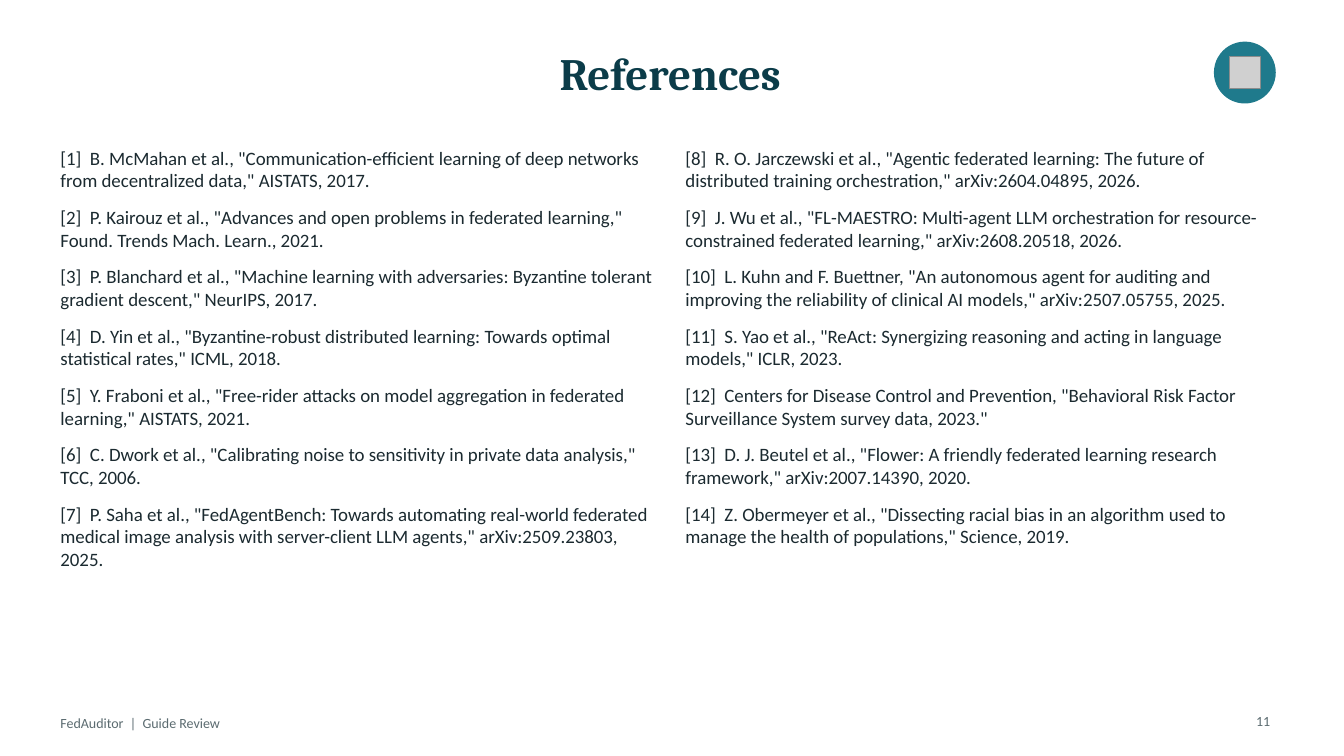
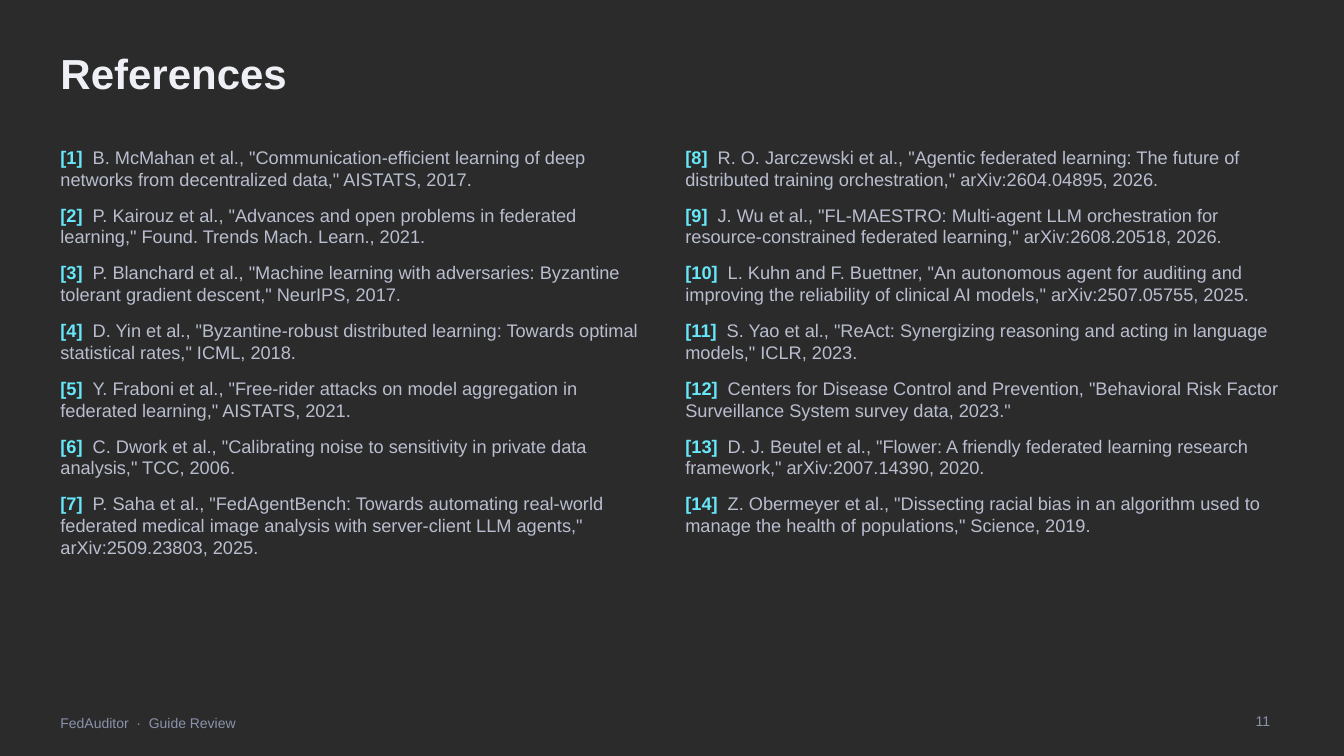
Before and after one commit to sanjayimmanuel24/Fedauditor, a slide deck: slide 11 of docs/presentation/FedAuditor_Guide_Review.pptx. Drawn at 1344x756 pixels with LibreOffice and Linux fonts; fonts in the diff are those of the drawing; grey boxes stand for pictures; background and template pictures are left out; a plain dark background stands for a picture behind light text. Boxes give left, top, right and bottom in pixels: in the first picture for what was removed or moved away, otherwise in the second. Text is boxed around its words. In the diff, an @@ line names an element or a change of style, - is before the commit and + after.

```diff
--- a/docs/presentation/FedAuditor_Guide_Review.pptx
+++ b/docs/presentation/FedAuditor_Guide_Review.pptx
@@ background #FFFFFF to picture (left out) @@
@@ title "References" at (60, 58, 286, 90): size 32 to 30 pt, font Cambria to Arial, text colour #0B3C49 to #EEF0F6; alignment centre to left @@
@@ ellipse removed at (1215, 42, 1275, 103) @@
@@ picture removed at (1229, 56, 1260, 88) @@
@@ text "[1] B. McMahan et al., ..." at (60, 151, 638, 556): size 13.5 to 13 pt, font Calibri to Arial, text colour #1B2A30 to #B9BECF; text colour #1B2A30 to #67E8F9, bold on in "[1]", "[2]", "[3]", "[4]" and 3 more places; less space between paragraphs @@
@@ text "[8] R. O. Jarczewski et ..." at (685, 150, 1278, 536): size 13.5 to 13 pt, font Calibri to Arial, text colour #1B2A30 to #B9BECF; text colour #1B2A30 to #67E8F9, bold on in "[8]", "[9]", "[10]", "[11]" and 3 more places; less space between paragraphs @@
@@ text at (60, 718, 236, 728): text changed; font Calibri to Arial; text colour #5B6B70 to #8A93AB @@
-FedAuditor | Guide Review
+FedAuditor · Guide Review
@@ page number at (1256, 716, 1270, 726): font Calibri to Arial, text colour #5B6B70 to #8A93AB @@
```
Also in this commit, not shown: 11 other slides changed, 24 other files.
